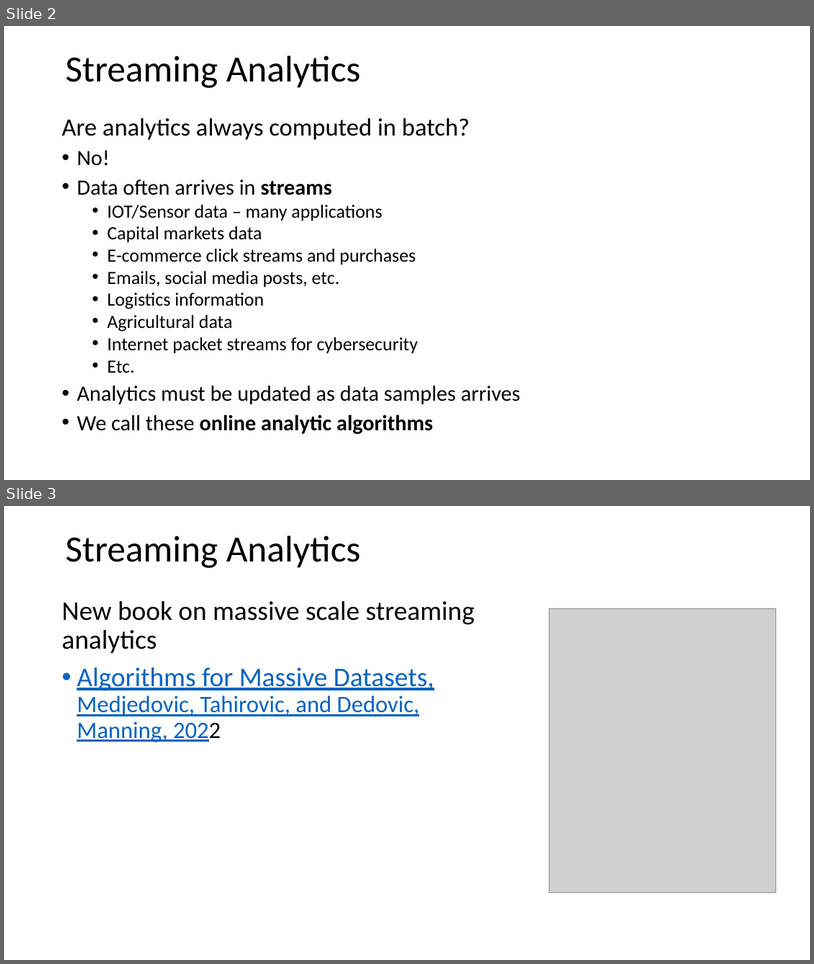
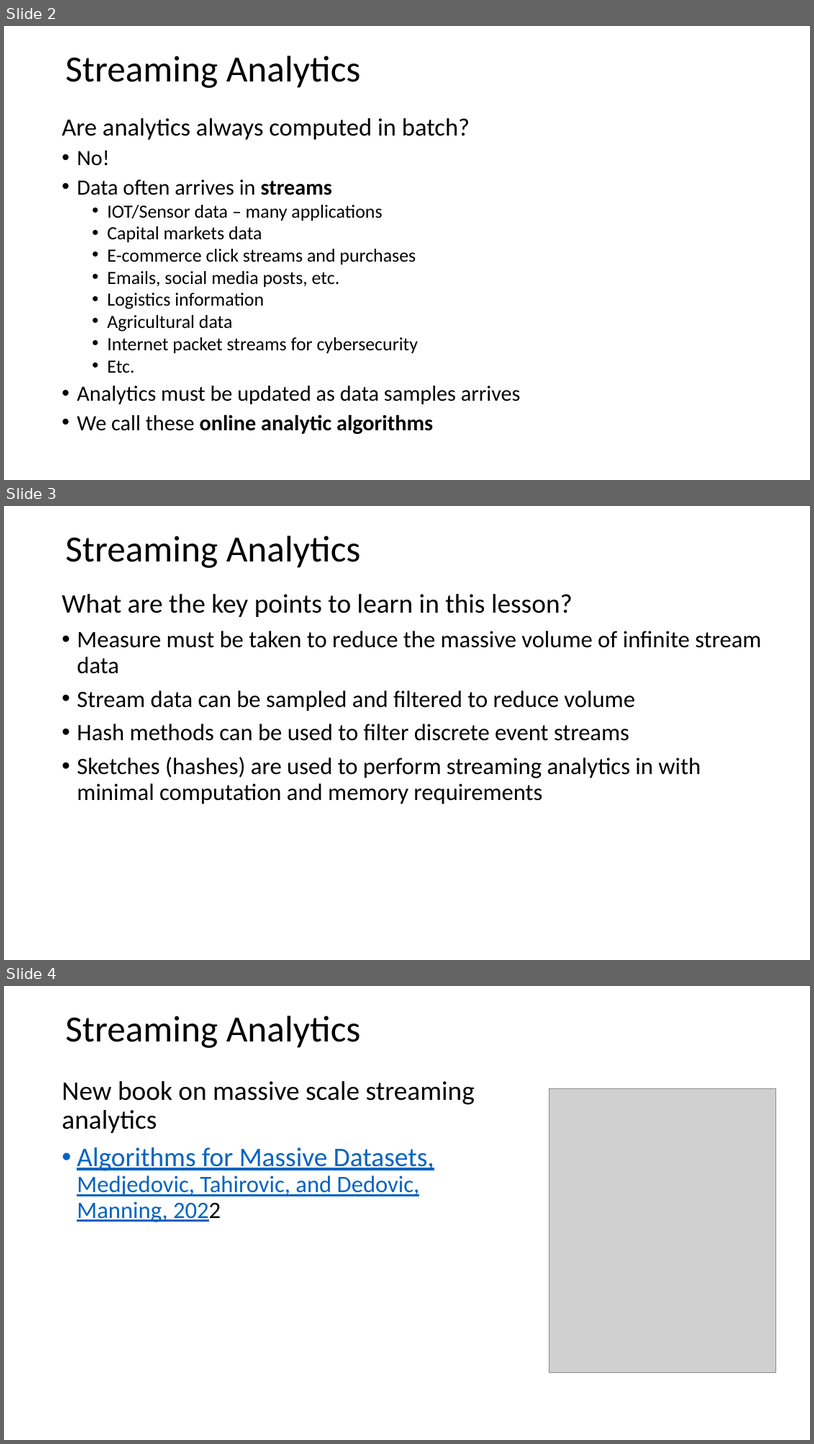
Before and after one commit to tenevian/Harvard-SSP-Data-Mining, a slide deck: slides/3_StreamingAnalytics.pptx. Shown one above the other, each under a label of ours: slides 2 and 3 before the commit, slides 2, 3 and 4 after it. The pictures are 814x964 and 814x1444 pixels, drawn with LibreOffice and Linux fonts; fonts in the diff are those of the drawing; grey boxes stand for pictures. Boxes give left, top, right and bottom in pixels: in the first picture for what was removed or moved away, otherwise in the second. Text is boxed around its words. In the diff, an @@ line names an element or a change of style, - is before the commit and + after.

```diff
--- a/slides/3_StreamingAnalytics.pptx
+++ b/slides/3_StreamingAnalytics.pptx
@@ slide 3 added at box(4, 506, 810, 960), background #FFFFFF @@
@@ text added at box(65, 536, 361, 568), 44 pt, text #000000 @@
+Streaming Analytics
@@ text added at box(62, 594, 761, 804), 28 pt, text #000000 @@
+What are the key points to learn in this lesson?
+• Measure must be taken to reduce the massive volume of infinite stream data
+• Stream data can be sampled and filtered to reduce volume
+• Hash methods can be used to filter discrete event streams
+• Sketches (hashes) are used to perform streaming analytics in with minimal computation and memory requirements
@@ what was slide 3 is now slide 4 @@
```
Also in this commit, not shown: 1 slide changed, 5 other slides added.
